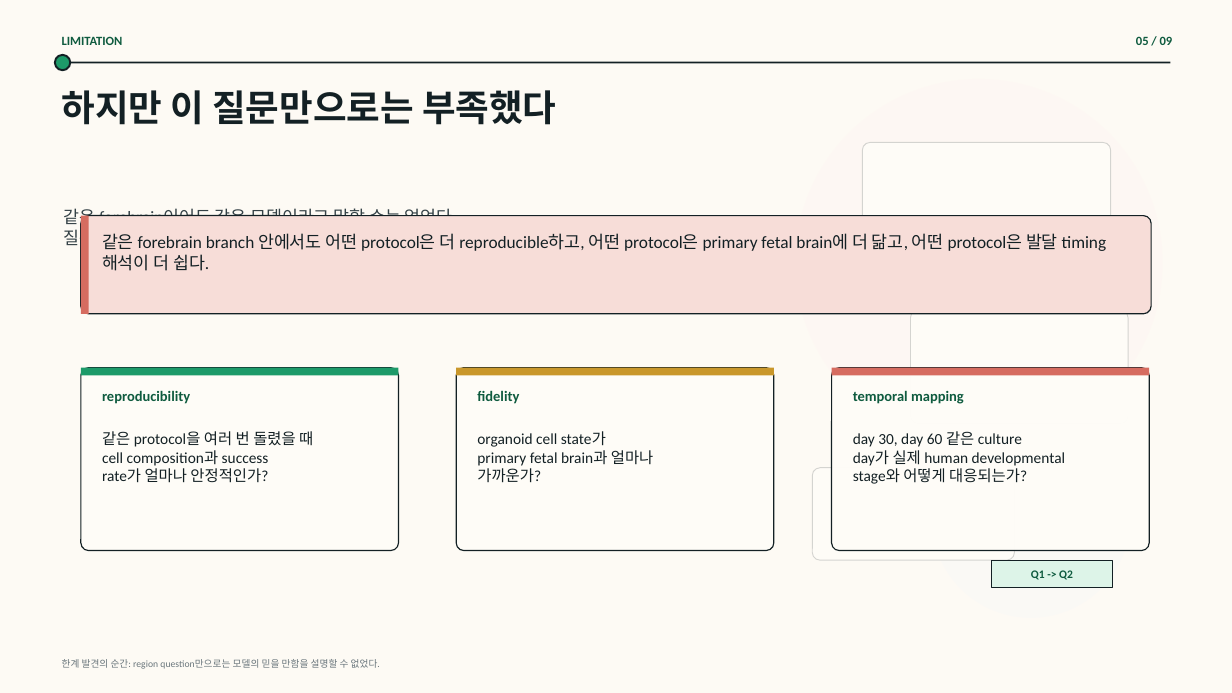
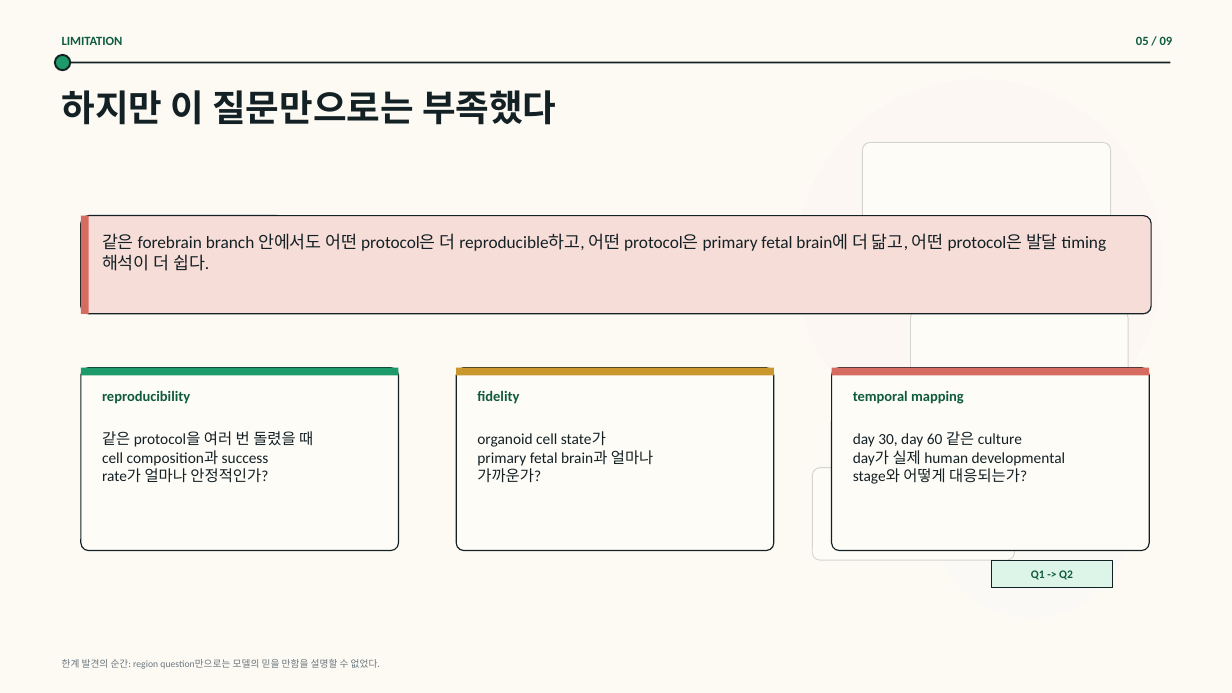
Before and after one commit to lewisdv/paperatlas, a slide deck: slide 5 of collections/organoid/presentation/brain-organoid-question-journey/outputs/output.pptx. Drawn at 1232x693 pixels with LibreOffice and Linux fonts; fonts in the diff are those of the drawing; background and template pictures are left out. Boxes give left, top, right and bottom in pixels: in the first picture for what was removed or moved away, otherwise in the second. Text is boxed around its words. In the diff, an @@ line names an element or a change of style, - is before the commit and + after.

```diff
--- a/collections/organoid/presentation/brain-organoid-question-journey/outputs/output.pptx
+++ b/collections/organoid/presentation/brain-organoid-question-journey/outputs/output.pptx
@@ text removed at (x1=63, y1=208, x2=457, y2=249) @@
-같은 forebrain이어도 같은 모델이라고 말할 수는 없었다.
-질문은 region 밖으로 확장되기 시작했다.
```
Also in this commit, not shown: 5 other slides changed, 9 other files.
